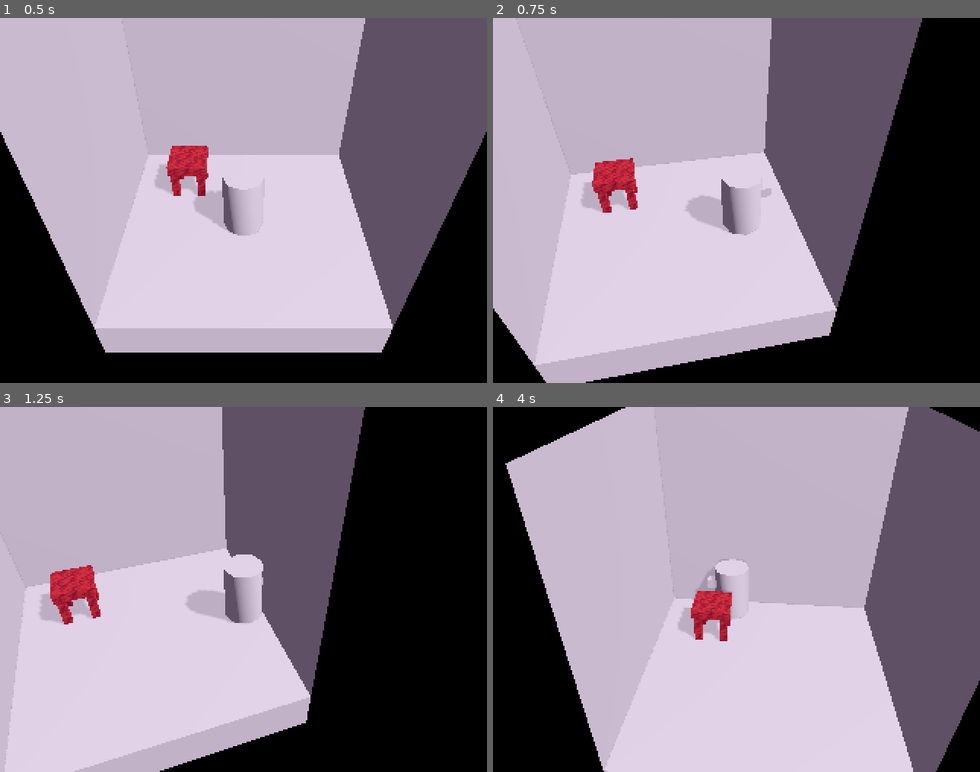
Above: before the commit, frames 1-4 (two rows, left to right).
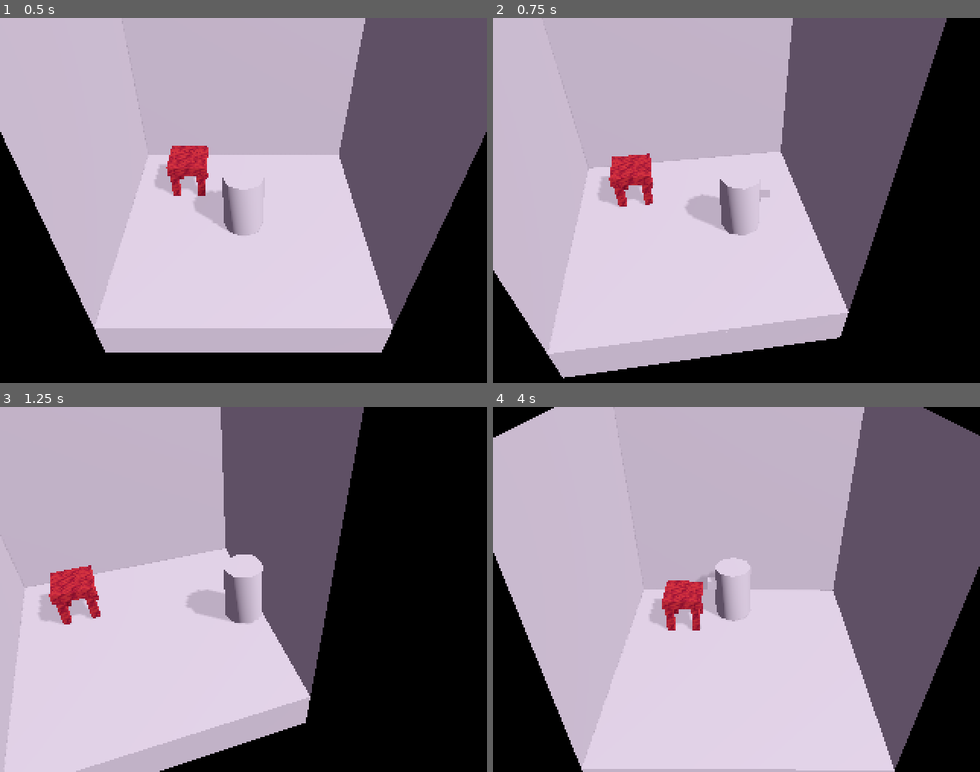
Above: after the commit, the same moments.

Repository: TaelsDaFoox/cave-gamering
Game: Godot game, scene res://world.tscn
Same seed, same stepped clock (60 frames per second), same inputs: the game is played once before the commit and once after it.
Inputs:
- Up to frame 1 (0.5 s): no input
- Up to frame 2 (0.75 s): tap Enter at 0.5 s; hold D (right) from 0.53 s (still down); hold Z (A, bound only after the commit) from 0.53 s (still down)
- Up to frame 3 (1.25 s): keep holding D (right); keep holding Z (A, bound only after the commit)
- Up to frame 4 (4 s): tap Space at 1.25, 2.75 s; release D (right) at 1.28 s; release Z (A, bound only after the commit) at 1.28 s; hold S (backward) 1.28-2.03 s; tap Z (A, bound only after the commit) at 1.35, 3.05 s; tap Enter at 2 s; hold D (right) 2.03-2.78 s; hold Z (A, bound only after the commit) 2.03-2.78 s; tap Alt at 2.1 s; hold W (forward) 2.78-3.53 s; tap Shift at 2.85 s; hold A (left) from 3.53 s (still down); hold Z (A, bound only after the commit) from 3.53 s (still down)

Frame 1 is identical in both runs. In frame 2, 9.9% of the frame differs, in the area x 0-94%, y 0-100%; in frame 3, 0.4%; in frame 4, 20%, in the area x 0-100%, y 0-100%.

Commit message:
grabbable objects
you can grab the table by facing it and pressing Space or Z (you can't stop grabbing it yet though)

Diff:
--- a/objects/player.gd
+++ b/objects/player.gd
@@ -1,7 +1,8 @@
 extends CharacterBody3D
 #@onready var camera = $Camera3D
-@export var move_speed :=8
+@export var move_speed :=6
 @onready var model = $model
+@onready var interact = $model/Interact
 func _physics_process(delta: float) -> void:
 	var input_dir = Input.get_vector("left","right","forward","backward")
 	if input_dir:
@@ -10,3 +11,17 @@
 	velocity.x=input_dir.x*move_speed
 	velocity.z=input_dir.y*move_speed
 	move_and_slide()
+
+	var grabstuff = interact.get_overlapping_bodies()
+	if grabstuff:
+		if Input.is_action_pressed("A"):
+			if grabstuff[0].get_parent()!=self:
+				position.x=round(position.x+0.5)-0.5
+				position.z=round(position.z+0.5)-0.5
+				var grabbedobj = grabstuff[0].duplicate()
+				grabbedobj.position=grabstuff[0].global_position-global_position
+				grabbedobj.get_node("CollisionShape3D").disabled=true
+				add_child(grabbedobj)
+				model.rotation.y=round((model.rotation.y/(PI/2)))*(PI/2)
+				#model.rotation.y=Vector2(position.x,position.z).angle_to(Vector2(grabbedobj.position.x,grabbedobj.position.z))
+				grabstuff[0].queue_free()
--- a/objects/player.tscn
+++ b/objects/player.tscn
@@ -1,6 +1,9 @@
-[gd_scene load_steps=3 format=3 uid="uid://dqams5il2w21v"]
+[gd_scene load_steps=4 format=3 uid="uid://dqams5il2w21v"]
 
 [ext_resource type="Script" uid="uid://cvkxojtn5i24h" path="res://objects/player.gd" id="1_eqqp1"]
+
+[sub_resource type="BoxShape3D" id="BoxShape3D_eqqp1"]
+size = Vector3(0.4189453, 0.5957031, 0.34228516)
 
 [sub_resource type="CapsuleShape3D" id="CapsuleShape3D_bxedw"]
 radius = 0.45
@@ -18,6 +21,14 @@
 transform = Transform3D(1, 0, 0, 0, 1, 0, 0, 0, 1, 0, 0.22259772, -0.20220268)
 size = Vector3(0.25, 0.25, 1)
 
+[node name="Interact" type="Area3D" parent="model"]
+collision_layer = 0
+collision_mask = 4
+
+[node name="CollisionShape3D" type="CollisionShape3D" parent="model/Interact"]
+transform = Transform3D(1, 0, 0, 0, 1, 0, 0, 0, 1, 0, 0, -0.60572964)
+shape = SubResource("BoxShape3D_eqqp1")
+
 [node name="CollisionShape3D" type="CollisionShape3D" parent="."]
 shape = SubResource("CapsuleShape3D_bxedw")
 
--- a/objects/table.tscn
+++ b/objects/table.tscn
@@ -2,9 +2,10 @@
 
 [ext_resource type="Material" uid="uid://b0myihekckful" path="res://materials/wood.tres" id="1_nf3pd"]
 
-[sub_resource type="BoxShape3D" id="BoxShape3D_dgfkv"]
+[sub_resource type="BoxShape3D" id="BoxShape3D_nf3pd"]
 
-[node name="Table" type="Node3D"]
+[node name="Table" type="StaticBody3D"]
+collision_layer = 5
 
 [node name="Top" type="CSGBox3D" parent="."]
 transform = Transform3D(1, 0, 0, 0, 1, 0, 0, 0, 1, 0, 0.3736558, 0)
@@ -31,7 +32,5 @@
 size = Vector3(0.2, 0.9786377, 0.2)
 material = ExtResource("1_nf3pd")
 
-[node name="StaticBody3D" type="StaticBody3D" parent="."]
-
-[node name="CollisionShape3D" type="CollisionShape3D" parent="StaticBody3D"]
-shape = SubResource("BoxShape3D_dgfkv")
+[node name="CollisionShape3D" type="CollisionShape3D" parent="."]
+shape = SubResource("BoxShape3D_nf3pd")
--- a/project.godot
+++ b/project.godot
@@ -62,6 +62,18 @@
 "events": [Object(InputEventKey,"resource_local_to_scene":false,"resource_name":"","device":-1,"window_id":0,"alt_press …(195 unchanged characters)…
 ]
 }
+A={
+"deadzone": 0.2,
+"events": [Object(InputEventKey,"resource_local_to_scene":false,"resource_name":"","device":-1,"window_id":0,"alt_pressed":false,"shift_pressed":false,"ctrl_pressed":false,"meta_pressed":false,"pressed":false,"keycode":0,"physical_keycode":90,"key_label":0,"unicode":122,"location":0,"echo":false,"script":null)
+, Object(InputEventKey,"resource_local_to_scene":false,"resource_name":"","device":-1,"window_id":0,"alt_pressed":false,"shift_pressed":false,"ctrl_pressed":false,"meta_pressed":false,"pressed":false,"keycode":0,"physical_keycode":32,"key_label":0,"unicode":32,"location":0,"echo":false,"script":null)
+]
+}
+
+[layer_names]
+
+3d_physics/layer_1="Solid"
+3d_physics/layer_2="Player"
+3d_physics/layer_3="Furniture"
 
 [rendering]
 
